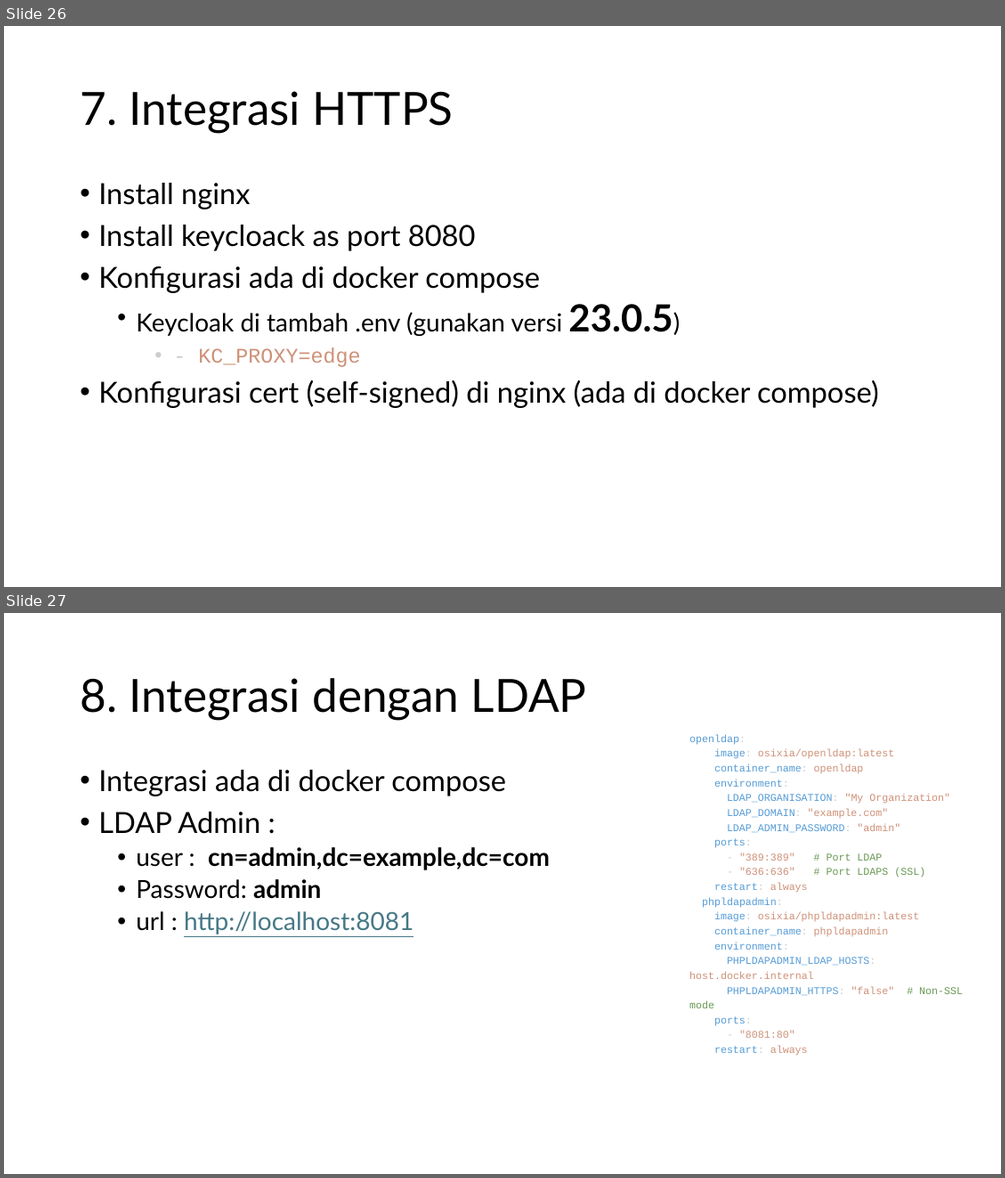
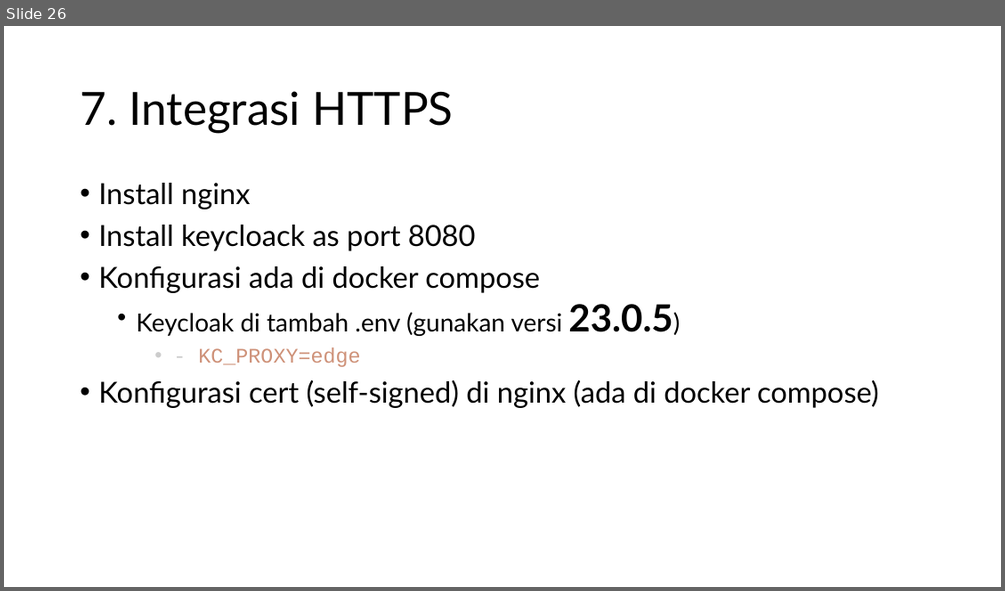
Before and after one commit to koharudin/sso-brin-compose, a slide deck: docs/sso.pptx. Shown one above the other, each under a label of ours: slides 26 and 27 before the commit, slide 26 after it. The pictures are 1005x1178 and 1005x591 pixels, drawn with LibreOffice and Linux fonts; fonts in the diff are those of the drawing. Boxes give left, top, right and bottom in pixels: in the first picture for what was removed or moved away, otherwise in the second. Text is boxed around its words. In the diff, an @@ line names an element or a change of style, - is before the commit and + after.

```diff
--- a/docs/sso.pptx
+++ b/docs/sso.pptx
@@ slide 27 removed at (4, 613, 1001, 1174), background #FFFFFF @@
@@ title removed at (80, 678, 587, 720) @@
-8. Integrasi dengan LDAP
@@ text removed at (689, 735, 963, 1026) @@
-openldap:
-image: osixia/openldap:latest
-container_name: openldap
-environment:
-LDAP_ORGANISATION: "My Organization"
-LDAP_DOMAIN: "example.com"
-LDAP_ADMIN_PASSWORD: "admin"
-ports:
-- "389:389" # Port LDAP
-- "636:636" # Port LDAPS (SSL)
-restart: always
-phpldapadmin:
-image: osixia/phpldapadmin:latest
-container_name: phpldapadmin
-environment:
-PHPLDAPADMIN_LDAP_HOSTS: host.docker.internal
-PHPLDAPADMIN_HTTPS: "false" # Non-SSL mode
-ports:
-- "8081:80"
-restart: always
@@ text removed at (98, 770, 550, 934) @@
-• Integrasi ada di docker compose
-• LDAP Admin :
-  • user : cn=admin,dc=example,dc=com
-  • Password: admin
-  • url : http://localhost:8081
```
Also in this commit, not shown: 1 slide added, 1 other file.
